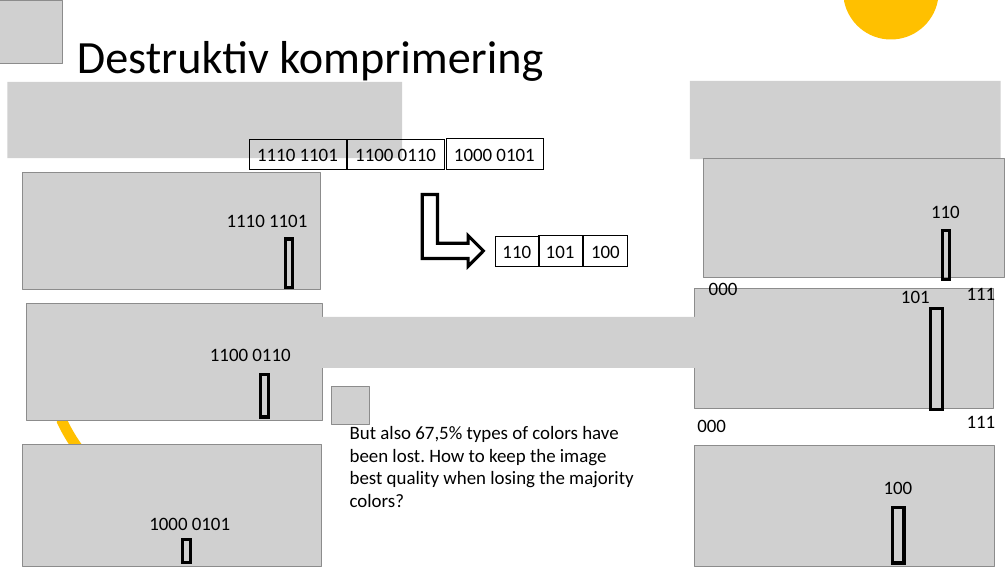
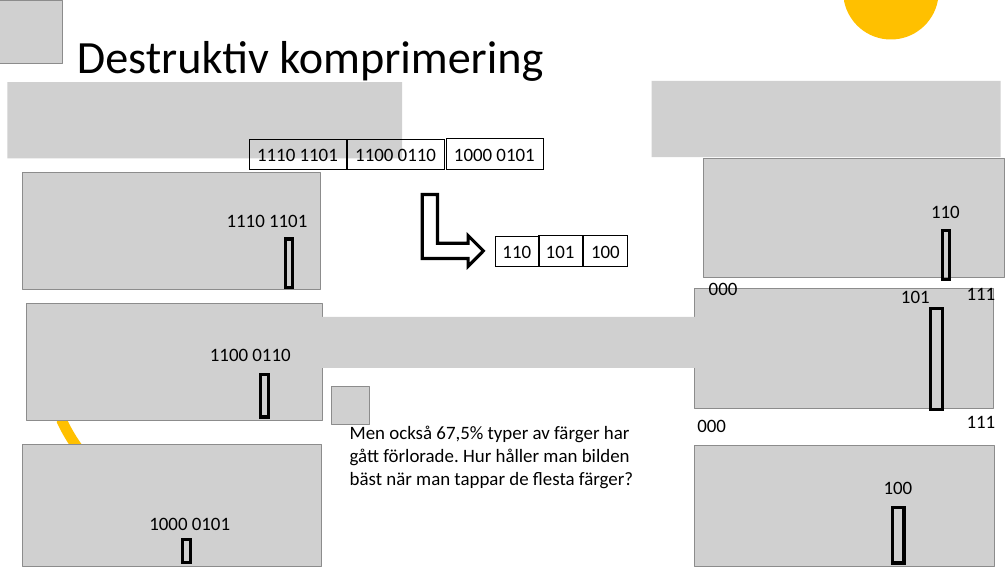
Before and after one commit to mo-mosverkstad/artificial_intelligence_algorithm, a slide deck: slide 13 of genetic_algorithm/JavaScriptCode/compressImageGSEA/GSEA.pptx. Drawn at 1008x567 pixels with LibreOffice and Linux fonts; fonts in the diff are those of the drawing; grey boxes stand for pictures. Boxes give left, top, right and bottom in pixels: in the first picture for what was removed or moved away, otherwise in the second. Text is boxed around its words. In the diff, an @@ line names an element or a change of style, - is before the commit and + after.

```diff
--- a/genetic_algorithm/JavaScriptCode/compressImageGSEA/GSEA.pptx
+++ b/genetic_algorithm/JavaScriptCode/compressImageGSEA/GSEA.pptx
@@ picture: place and size @@
-picture at (690, 81, 1001, 160)
+picture at (652, 81, 1001, 157)
@@ text at (350, 424, 633, 489): text changed @@
-But also 67,5% types of colors have been lost. How to keep the image best quality when losing the majority colors?
+Men också 67,5% typer av färger har gått förlorade. Hur håller man bilden bäst när man tappar de flesta färger?
```
Also in this commit, not shown: 21 other slides changed, 3 other files.
